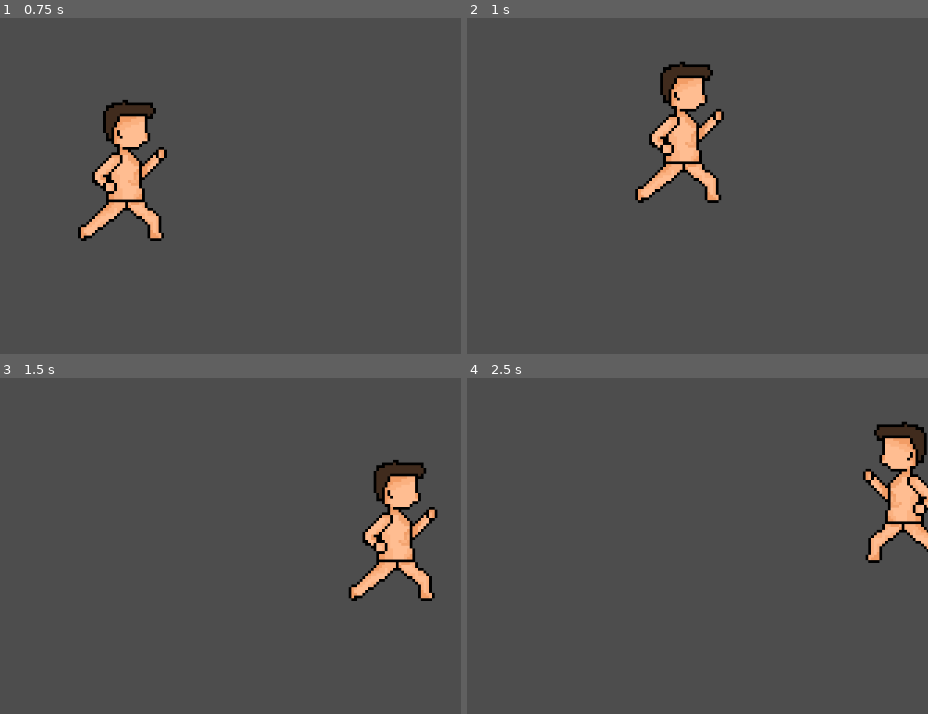
Above: before the commit, frames 1-4 (two rows, left to right).
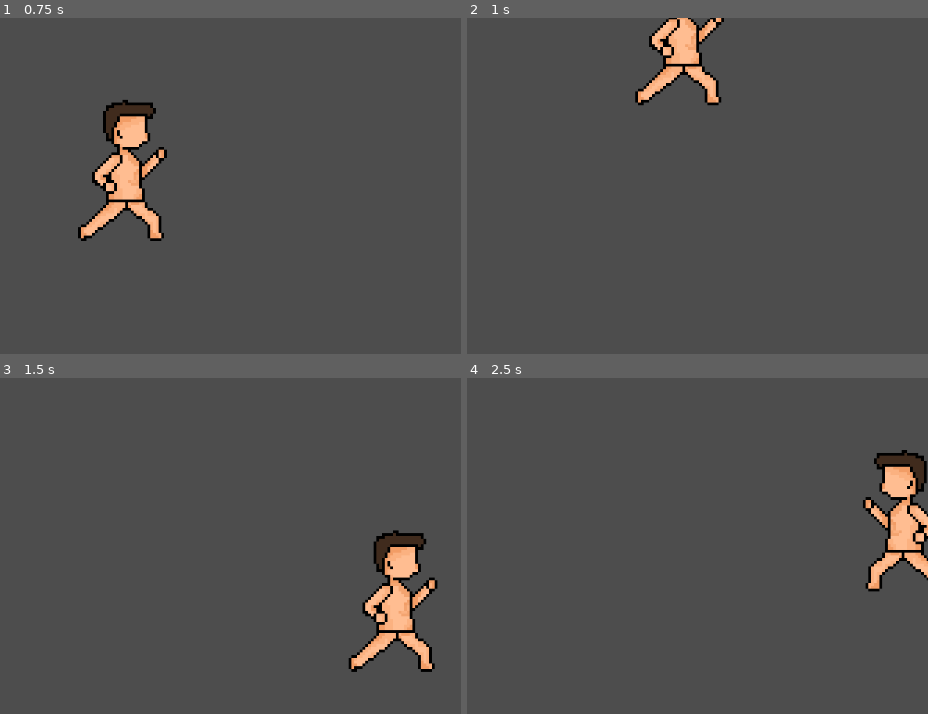
Above: after the commit, the same moments.

Repository: Sh4y-Cormac/MINI-IT-PROJECT-2-10
Game: Godot game, scene res://scenes/movementgame.tscn
Same seed, same stepped clock (60 frames per second), same inputs: the game is played once before the commit and once after it. This scene is started directly instead of the project's main scene.
Inputs (mouse positions are in pixels of both pictures, inside the frame that each line leads up to):
- Up to frame 1 (0.75 s): tap Enter at 0.5 s; move the mouse to (235, 219) at 0.52 s; hold Right (move_right) from 0.53 s (still down); tap Space (jump) at 0.6 s
- Up to frame 2 (1 s): keep holding Right (move_right); tap Space (jump) at 0.77 s
- Up to frame 3 (1.5 s): keep holding Right (move_right); tap Space (jump) at 1.07, 1.35 s; move the mouse to (outside the picture) at 1.27 s
- Up to frame 4 (2.5 s): tap Space (jump) at 1.52, 1.82, 2.1 s; move the mouse to (609, 502) at 2.02 s; release Right (move_right) at 2.03 s; hold Left (move_left) from 2.03 s (still down)

Frame 1 is identical in both runs. In frame 2, 5.9% of the frame differs, in the area x 36-56%, y 0-56%; in frame 3, 6.4%, in the area x 75-96%, y 24-88%; in frame 4, 4.6%.

Commit message:
added double jump

Diff:
--- a/script/player_move.gd
+++ b/script/player_move.gd
@@ -3,6 +3,7 @@
 
 const SPEED = 130.0
 const JUMP_VELOCITY = -300.0
+var jump_count = 0
 
 var gravity = ProjectSettings.get_setting("physics/2d/default_gravity")
 
@@ -12,9 +13,12 @@
 	# Add the gravity.
 	if not is_on_floor():
 		velocity += get_gravity() * delta
+	else:
+		jump_count = 0
 
 	# Handle jump.
-	if Input.is_action_just_pressed("jump") and is_on_floor():
+	if Input.is_action_just_pressed("jump") and jump_count < 2:
+		jump_count += 1
 		velocity.y = JUMP_VELOCITY
 
 	# Get the input direction : -1, 0, 1
Not shown, added: animated_sprite_2d.gd.uid
Not shown, added: canvas_group.gd.uid
Not shown, added: tile_map_layer.gd.uid
